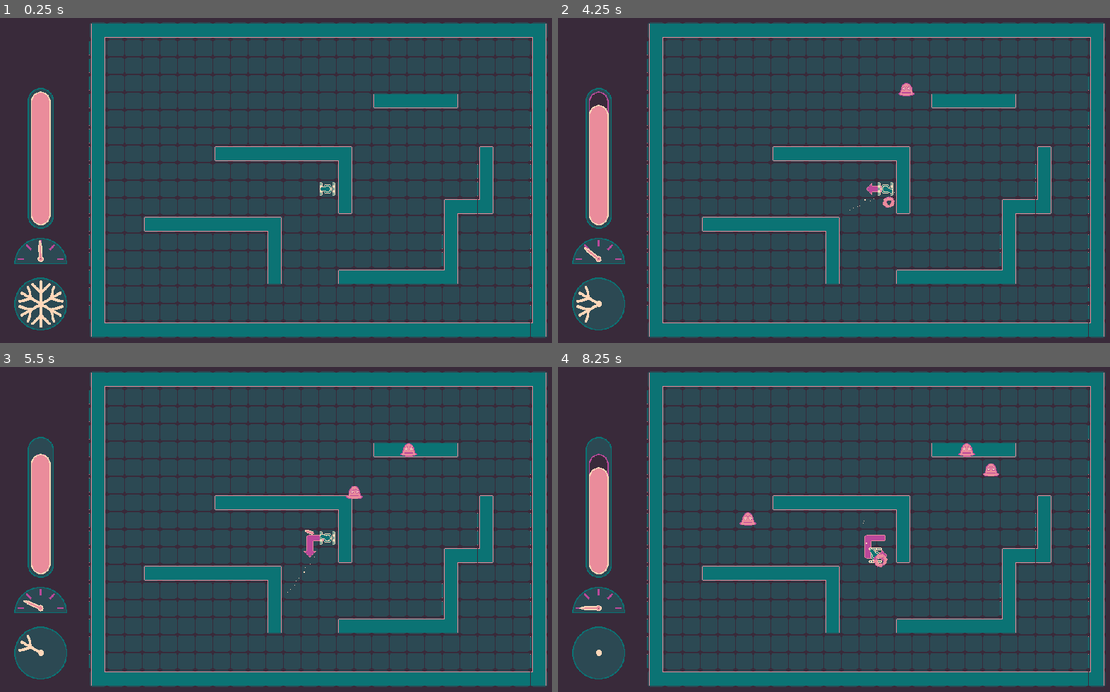
Above: before the commit, frames 1-4 (two rows, left to right).
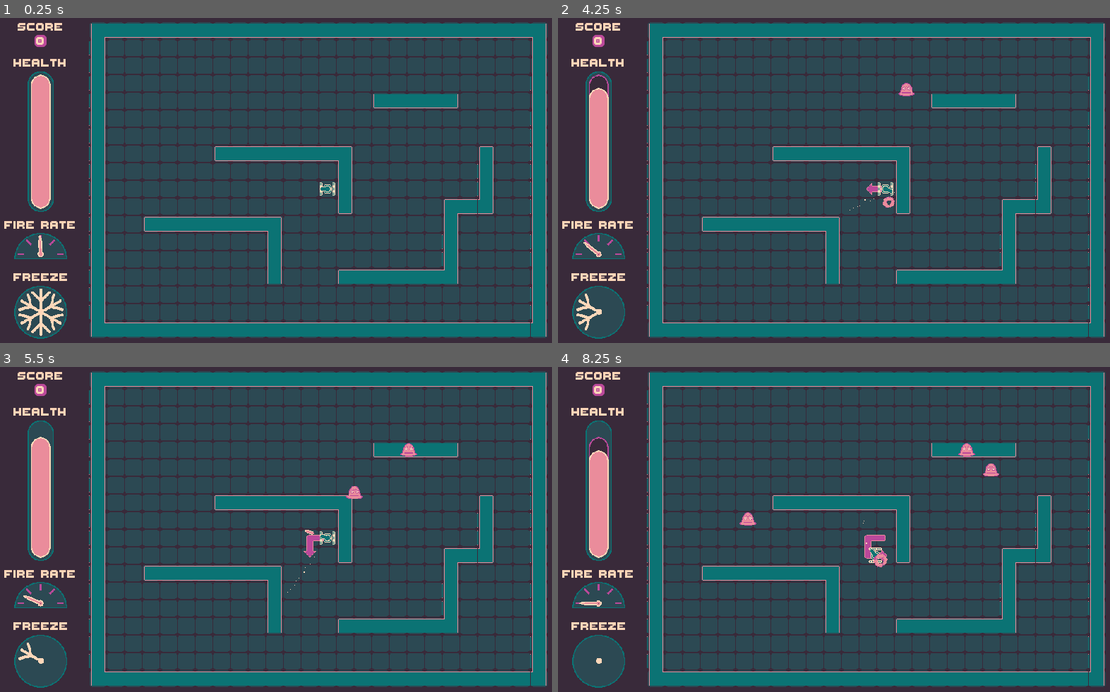
Above: after the commit, the same moments.

Repository: marc-jones/gdl-summer-jam-2021
Game: Godot game, scene res://nodes/PlayState.tscn
The game is run twice, just before and just after one commit, with the same random seed, the same clock (stepped at 60 frames per second) and the same inputs.
Inputs (mouse positions are in pixels of both pictures, inside the frame that each line leads up to):
- Up to frame 1 (0.25 s): no input
- Up to frame 2 (4.25 s): tap Enter at 0.5 s; move the mouse to (955, 164) at 0.52 s; hold Right (ui_right) 0.53-1.28 s; tap Space at 1.25 s; move the mouse to (718, 196) at 1.27 s; hold Down (ui_down) 1.28-2.03 s; move the mouse to (889, 109) at 2.02 s; hold Right (ui_right) 2.03-2.78 s; move the mouse to (806, 245) at 2.77 s; hold Up (ui_up) 2.78-3.53 s; move the mouse to (999, 229) at 3.52 s; hold Left (ui_left) from 3.53 s (still down)
- Up to frame 3 (5.5 s): move the mouse to (104, 480) at 4.27 s; move the mouse to (303, 529) at 5.02 s; release Left (ui_left) at 5.03 s; hold Down (ui_down) from 5.03 s (still down)
- Up to frame 4 (8.25 s): move the mouse to (745, 448) at 5.77 s; release Down (ui_down) at 5.78 s; hold Right (ui_right) 5.78-6.53 s; move the mouse to (955, 513) at 6.52 s; hold Up (ui_up) 6.53-7.28 s; move the mouse to (718, 545) at 7.27 s; hold Right (ui_right) 7.28-8.03 s; move the mouse to (889, 458) at 8.02 s; hold Down (ui_down) from 8.03 s (still down)

The runs differ from the first frame. In frame 1, 2.7% of the frame differs, in the area x 0-14%, y 1-99%; in frame 2, 2.6%; in frame 3, 2.6%; in frame 4, 2.7%.

Commit message:
Added score and labels

Diff:
--- a/nodes/PlayState.tscn
+++ b/nodes/PlayState.tscn
@@ -8,6 +8,7 @@
 [ext_resource path="res://nodes/FreezeIndicator.tscn" type="PackedScene" id=6]
 [ext_resource path="res://nodes/FireRateIndicator.tscn" type="PackedScene" id=7]
 [ext_resource path="res://nodes/HealthIndicator.tscn" type="PackedScene" id=8]
+[ext_resource path="res://assets/fonts/ThaleahFat.ttf" type="DynamicFontData" id=9]
 
 [sub_resource type="NavigationPolygon" id=16]
 vertices = PoolVector2Array( 32, 32, 0, 32, 0, 0, 32, 0 )
@@ -153,6 +154,16 @@
 } ]
 1/z_index = 0
 
+[sub_resource type="DynamicFont" id=17]
+size = 32
+font_data = ExtResource( 9 )
+
+[sub_resource type="DynamicFont" id=18]
+size = 32
+outline_size = 4
+outline_color = Color( 0.737255, 0.290196, 0.607843, 1 )
+font_data = ExtResource( 9 )
+
 [node name="PlayState" type="Node2D"]
 script = ExtResource( 2 )
 
@@ -178,14 +189,91 @@
 
 [node name="HUD" type="Node2D" parent="."]
 
+[node name="Score" type="Node2D" parent="HUD"]
+position = Vector2( 88, 44 )
+
+[node name="Label" type="Label" parent="HUD/Score"]
+margin_left = -87.0
+margin_top = -38.0
+margin_right = 87.0
+margin_bottom = 27.0
+custom_fonts/font = SubResource( 17 )
+custom_colors/font_color = Color( 1, 0.847059, 0.729412, 1 )
+text = "SCORE"
+align = 1
+__meta__ = {
+"_edit_use_anchors_": false
+}
+
+[node name="Number" type="Label" parent="HUD/Score"]
+margin_left = -87.0
+margin_top = -12.0
+margin_right = 87.0
+margin_bottom = 53.0
+custom_fonts/font = SubResource( 18 )
+custom_colors/font_color = Color( 1, 0.847059, 0.729412, 1 )
+text = "0"
+align = 1
+__meta__ = {
+"_edit_use_anchors_": false
+}
+
+[node name="HealthLabel" type="Node2D" parent="HUD"]
+position = Vector2( 88, 110 )
+
+[node name="Label" type="Label" parent="HUD/HealthLabel"]
+margin_left = -87.0
+margin_top = -38.0
+margin_right = 87.0
+margin_bottom = 27.0
+custom_fonts/font = SubResource( 17 )
+custom_colors/font_color = Color( 1, 0.847059, 0.729412, 1 )
+text = "HEALTH"
+align = 1
+__meta__ = {
+"_edit_use_anchors_": false
+}
+
+[node name="HealthIndicator" parent="HUD" instance=ExtResource( 8 )]
+position = Vector2( 88, 230 )
+
+[node name="FireRateLabel" type="Node2D" parent="HUD"]
+position = Vector2( 88, 405 )
+
+[node name="Label" type="Label" parent="HUD/FireRateLabel"]
+margin_left = -87.0
+margin_top = -38.0
+margin_right = 87.0
+margin_bottom = 27.0
+custom_fonts/font = SubResource( 17 )
+custom_colors/font_color = Color( 1, 0.847059, 0.729412, 1 )
+text = "FIRE RATE"
+align = 1
+__meta__ = {
+"_edit_use_anchors_": false
+}
+
 [node name="FireRateIndicator" parent="HUD" instance=ExtResource( 7 )]
-position = Vector2( 88, 428.78 )
-
-[node name="HealthIndicator" parent="HUD" instance=ExtResource( 8 )]
-position = Vector2( 88, 260.411 )
+position = Vector2( 88, 420 )
+
+[node name="FreezeLabel" type="Node2D" parent="HUD"]
+position = Vector2( 88, 500 )
+
+[node name="Label" type="Label" parent="HUD/FreezeLabel"]
+margin_left = -87.0
+margin_top = -38.0
+margin_right = 87.0
+margin_bottom = 27.0
+custom_fonts/font = SubResource( 17 )
+custom_colors/font_color = Color( 1, 0.847059, 0.729412, 1 )
+text = "FREEZE"
+align = 1
+__meta__ = {
+"_edit_use_anchors_": false
+}
 
 [node name="FreezeIndicator" parent="HUD" instance=ExtResource( 6 )]
-position = Vector2( 88, 525.43 )
+position = Vector2( 88, 540 )
 
 [node name="MoveTimer" type="Timer" parent="."]
 one_shot = true
--- a/scripts/Enemy.gd
+++ b/scripts/Enemy.gd
@@ -1,4 +1,6 @@
 extends KinematicBody2D
+
+signal enemy_killed
 
 var speed = 80
 var packed_death_particles = preload("res://nodes/DeathParticles.tscn")
--- a/scripts/PlayState.gd
+++ b/scripts/PlayState.gd
@@ -20,6 +20,7 @@
 
 var projectile_timer = (max_projectile_timer + min_projectile_timer) / 2
 var map_midpoint
+var score = 0
 
 func _ready():
 	init_move_timer()
@@ -60,6 +61,7 @@
 	var packed_player = load("res://nodes/Player.tscn")
 	var player = packed_player.instance()
 	player.connect("damage", $HUD/HealthIndicator, "take_damage")
+	player.connect("player_died", self, "player_died_callback")
 	player.init($Grid)
 	player.set_grid_position(player_start_grid_position)
 	var _return = player.connect("moving_change", self, "player_move_change")
@@ -81,16 +83,16 @@
 		$Entities/Player.move_along_path($Indicator.get_current_path())
 
 func _input(event):
-	if event.is_action_pressed("ui_up"):
-		$Indicator.input(Vector2(0, -1))
-	elif event.is_action_pressed("ui_down"):
-		$Indicator.input(Vector2(0, 1))
-	elif event.is_action_pressed("ui_left"):
-		$Indicator.input(Vector2(-1, 0))
-	elif event.is_action_pressed("ui_right"):
-		$Indicator.input(Vector2(1, 0))
-	if event is InputEventMouseMotion:
-		if $Entities.has_node("Player"):
+	if $Entities.has_node("Player"):
+		if event.is_action_pressed("ui_up"):
+			$Indicator.input(Vector2(0, -1))
+		elif event.is_action_pressed("ui_down"):
+			$Indicator.input(Vector2(0, 1))
+		elif event.is_action_pressed("ui_left"):
+			$Indicator.input(Vector2(-1, 0))
+		elif event.is_action_pressed("ui_right"):
+			$Indicator.input(Vector2(1, 0))
+		if event is InputEventMouseMotion:
 			$Entities/Player.update_mouse_position(event.position)
 
 func _process(delta):
@@ -142,4 +144,14 @@
 				rand_range(-$Grid.size.y/2, $Grid.size.y/2)
 			)
 		enemy.set_position(enemy_position)
+		enemy.connect("enemy_killed", self, "enemy_died_callback")
 		$Entities.add_child(enemy)
+
+func enemy_died_callback():
+	score += 1
+	$HUD/Score/Number.text = str(score)
+
+func player_died_callback(player_death_particles):
+	$Indicator.start_new_path(Vector2(0, 0))
+	$Indicator.refresh_trail()
+	print(player_death_particles)
--- a/scripts/Player.gd
+++ b/scripts/Player.gd
@@ -2,6 +2,7 @@
 
 signal moving_change
 signal damage
+signal player_died
 
 var move_time = 0.4
 var rotation_speed = 1.2*PI
@@ -109,4 +110,5 @@
 		var particles = packed_death_particles.instance()
 		particles.set_position(get_position())
 		get_parent().add_child(particles)
+		emit_signal("player_died", particles)
 		queue_free()
--- a/scripts/Projectile.gd
+++ b/scripts/Projectile.gd
@@ -13,6 +13,7 @@
 		destroy()
 	elif body.is_in_group("enemies"):
 		destroy()
+		body.emit_signal("enemy_killed")
 		body.destroy()
 
 func destroy():
Binary file added: assets/fonts/ThaleahFat.ttf
Not shown: 1 places in nodes/PlayState.tscn that only renumber resources
Not shown, changed: README.md
